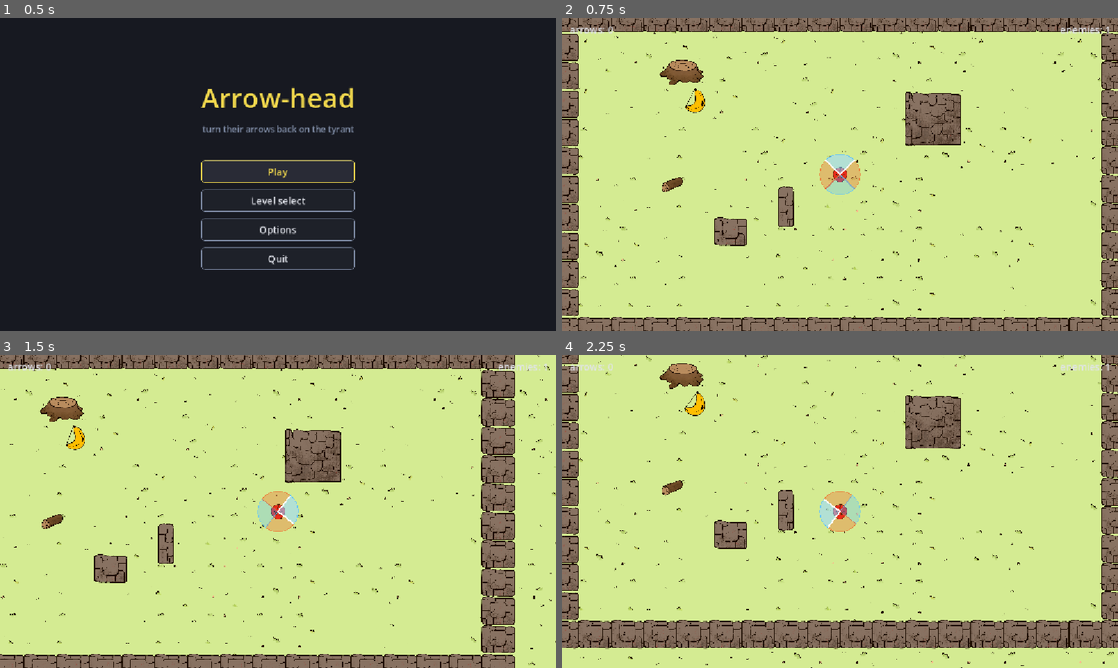
Above: before the commit, frames 1-4 (two rows, left to right).
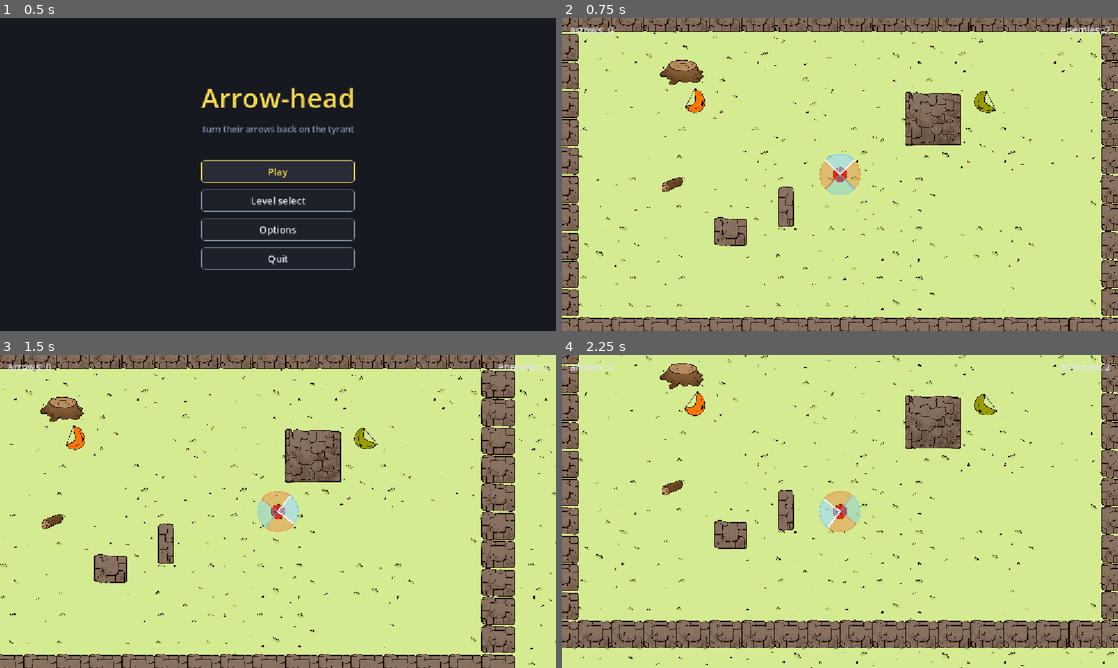
Above: after the commit, the same moments.

Repository: CasualShrub/arrow-head
Game: Godot game, scene res://scenes/ui/main_menu.tscn
Same seed, same stepped clock (60 frames per second), same inputs: the game is played once before the commit and once after it.
Inputs (mouse positions are in pixels of both pictures, inside the frame that each line leads up to):
- Up to frame 1 (0.5 s): no input
- Up to frame 2 (0.75 s): click "Play" at 0.5 s
- Up to frame 3 (1.5 s): tap Enter at 1.25 s; move the mouse to (400, 495) at 1.27 s; hold D (move_right) from 1.28 s (still down); hold Space (fire) from 1.28 s (still down); click (400, 495) at 1.42 s
- Up to frame 4 (2.25 s): move the mouse to (728, 527) at 2.02 s; release D (move_right) at 2.03 s; release Space (fire) at 2.03 s; hold S (move_down) from 2.03 s (still down); tap R at 2.1 s

Frame 1 is identical in both runs. In frame 2, 0.3% of the frame differs, in the area x 22-99%, y 2-31%; in frame 3, 0.3%; in frame 4, 0.3%, in the area x 22-99%, y 2-20%.

Commit message:
add incendiary + frost enemy types; level fields one of each
each type inherits enemy.tscn, fires its color via arrow_scene, and gets a warm/cool
modulate tint to tell them apart. the level now has an IncendiaryEnemy + a FrostEnemy
instead of the single alternating enemy.

Diff:
--- /dev/null
+++ b/scenes/enemy_frost.tscn
@@ -0,0 +1,8 @@
+[gd_scene load_steps=3 format=3]
+
+[ext_resource type="PackedScene" uid="uid://b8rs35o7f45v0" path="res://scenes/enemy.tscn" id="1_base"]
+[ext_resource type="PackedScene" path="res://scenes/arrow_frost.tscn" id="2_arrow"]
+
+[node name="Enemy" instance=ExtResource("1_base")]
+modulate = Color(0.6, 0.82, 1, 1)
+arrow_scene = ExtResource("2_arrow")
--- /dev/null
+++ b/scenes/enemy_incendiary.tscn
@@ -0,0 +1,8 @@
+[gd_scene load_steps=3 format=3]
+
+[ext_resource type="PackedScene" uid="uid://b8rs35o7f45v0" path="res://scenes/enemy.tscn" id="1_base"]
+[ext_resource type="PackedScene" path="res://scenes/arrow_incendiary.tscn" id="2_arrow"]
+
+[node name="Enemy" instance=ExtResource("1_base")]
+modulate = Color(1, 0.62, 0.5, 1)
+arrow_scene = ExtResource("2_arrow")
--- a/scenes/level.tscn
+++ b/scenes/level.tscn
@@ -12,8 +12,8 @@
 [ext_resource type="PackedScene" path="res://scenes/deco/log.tscn" id="12_log"]
 [ext_resource type="PackedScene" path="res://scenes/deco/stump.tscn" id="13_stump"]
 [ext_resource type="PackedScene" path="res://scenes/deco/fence_pillar.tscn" id="14_fence_pillar"]
-[ext_resource type="PackedScene" path="res://scenes/arrow_incendiary.tscn" id="15_incend"]
-[ext_resource type="PackedScene" path="res://scenes/arrow_frost.tscn" id="16_frost"]
+[ext_resource type="PackedScene" path="res://scenes/enemy_incendiary.tscn" id="15_e_inc"]
+[ext_resource type="PackedScene" path="res://scenes/enemy_frost.tscn" id="16_e_frost"]
 
 [node name="Level" type="Node2D" unique_id=999275406]
 
@@ -48,10 +48,13 @@
 
 [node name="Player" parent="." unique_id=508579643 instance=ExtResource("2_w8frs")]
 
-[node name="Enemy" parent="." unique_id=1183056859 node_paths=PackedStringArray("player") instance=ExtResource("2_w7c3h")]
+[node name="IncendiaryEnemy" parent="." node_paths=PackedStringArray("player") instance=ExtResource("15_e_inc")]
 position = Vector2(-300, -150)
 player = NodePath("../Player")
-arrow_scenes = Array[PackedScene]([ExtResource("15_incend"), ExtResource("16_frost")])
+
+[node name="FrostEnemy" parent="." node_paths=PackedStringArray("player") instance=ExtResource("16_e_frost")]
+position = Vector2(300, -150)
+player = NodePath("../Player")
 
 [node name="SectorDisplay" type="Node2D" parent="." unique_id=646221309 node_paths=PackedStringArray("player")]
 z_index = 1
